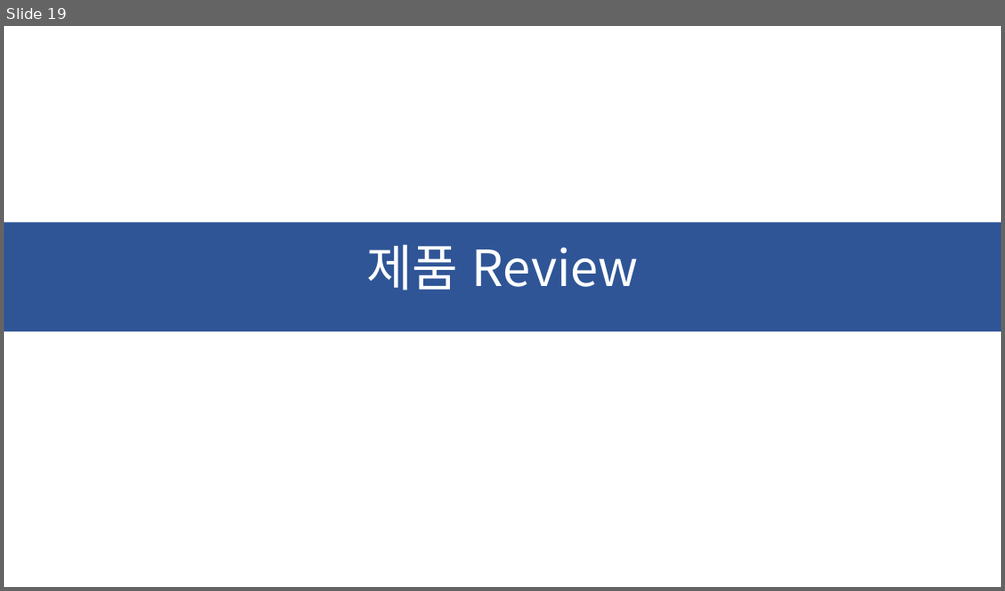
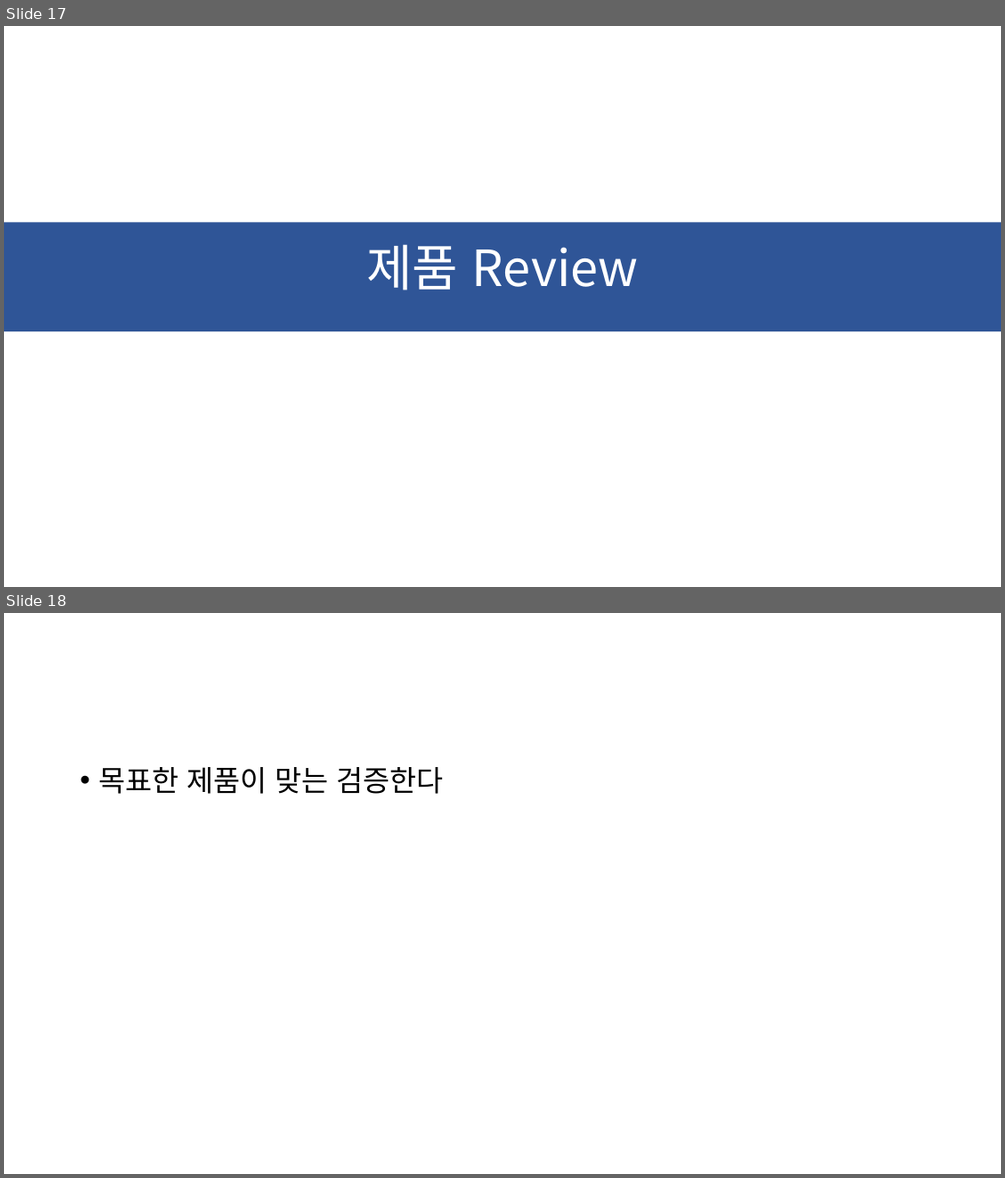
Before and after one commit to ChaeSung-Lee/DJ_InternShip, a slide deck: Project_BnC.pptx. Shown one above the other, each under a label of ours: slide 19 before the commit, slides 17 and 18 after it. The pictures are 1005x591 and 1005x1178 pixels, drawn with LibreOffice and Linux fonts; fonts in the diff are those of the drawing. Boxes give left, top, right and bottom in pixels: in the first picture for what was removed or moved away, otherwise in the second. Text is boxed around its words. In the diff, an @@ line names an element or a change of style, - is before the commit and + after.

```diff
--- a/Project_BnC.pptx
+++ b/Project_BnC.pptx
@@ slide 18 added at box(4, 613, 1001, 1174), background #FFFFFF @@
@@ text added at box(98, 767, 444, 794), 28 pt, text #000000 @@
+• 목표한 제품이 맞는 검증한다
@@ what was slide 19 is now slide 17 @@
```
Also in this commit, not shown: 2 slides changed, 7 other slides added, 10 slides removed.
